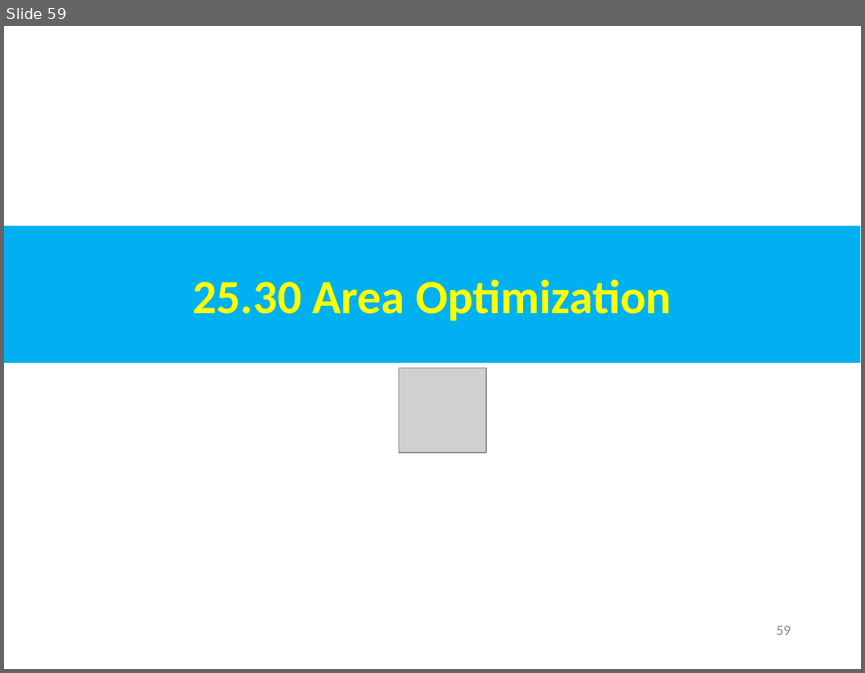
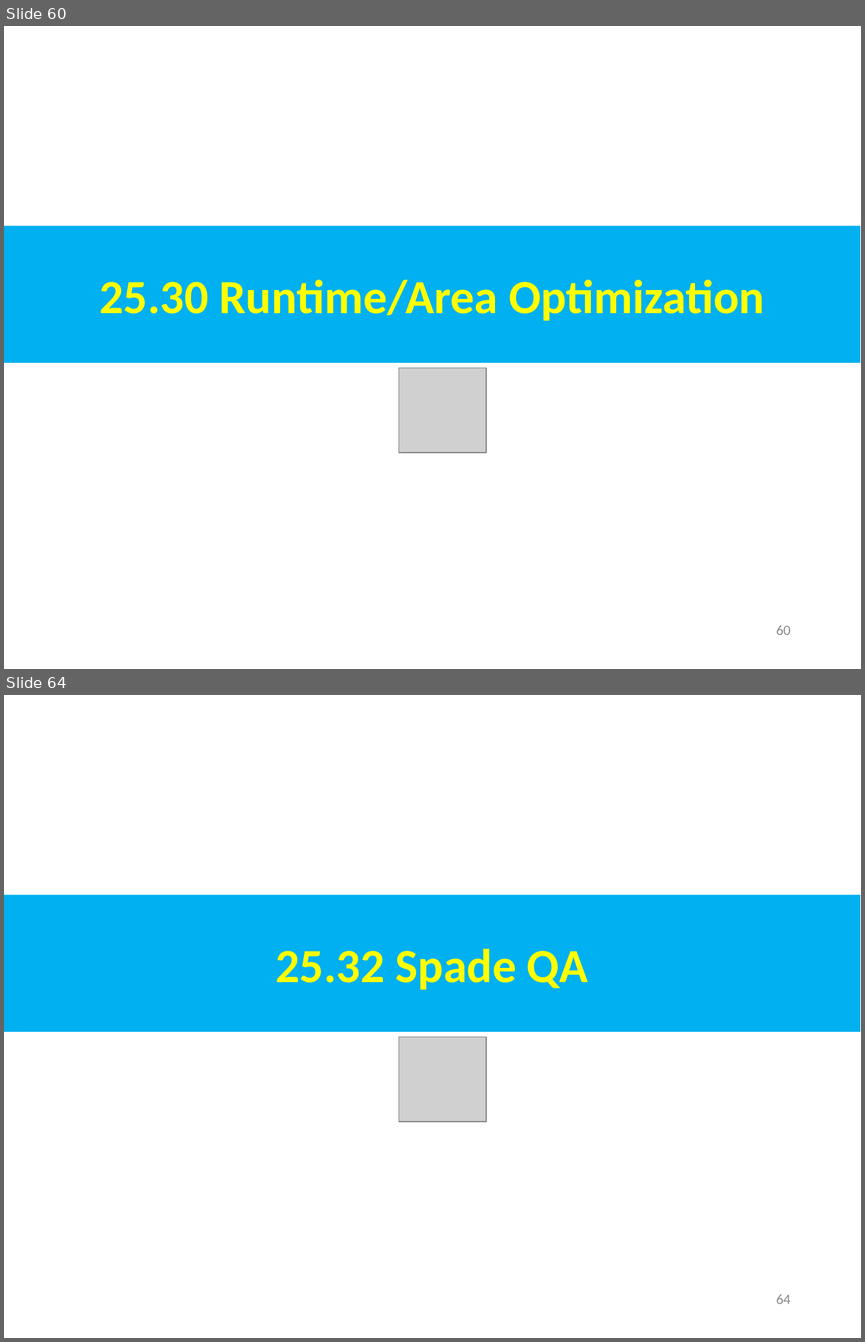
Before and after one commit to peterhchen/AIU_CS800_Chisel, a slide deck: 500_UCSC_HWD/025_Spade_HDL/000_Video/025.Spade_HDL.ppt. Shown one above the other, each under a label of ours: slide 59 before the commit, slides 60 and 64 after it; the slides between them are not shown. The pictures are 865x673 and 865x1342 pixels, drawn with LibreOffice and Linux fonts; fonts in the diff are those of the drawing; grey boxes stand for pictures. Boxes give left, top, right and bottom in pixels: in the first picture for what was removed or moved away, otherwise in the second. Text is boxed around its words. In the diff, an @@ line names an element or a change of style, - is before the commit and + after.

```diff
--- a/500_UCSC_HWD/025_Spade_HDL/000_Video/025.Spade_HDL.ppt
+++ b/500_UCSC_HWD/025_Spade_HDL/000_Video/025.Spade_HDL.ppt
@@ slide 64 added at bbox=[4, 695, 861, 1338], background #FFFFFF @@
@@ rectangle added at bbox=[4, 895, 860, 1032], fill #00B0F0, 40 pt, text #FFFF00, bold @@
+25.32 Spade QA
@@ picture added at bbox=[399, 1037, 486, 1121] @@
@@ page number added at bbox=[776, 1294, 790, 1304], 12 pt, text #8B8B8B @@
+64
@@ what was slide 59 is now slide 60 @@
@@ slide 60 changed as well @@
@@ text in rectangle at bbox=[99, 279, 764, 320]: text changed @@
-25.30 Area Optimization
+25.30 Runtime/Area Optimization
@@ page number at bbox=[776, 625, 790, 635]: text changed @@
-59
+60
```
Also in this commit, not shown: 2 other slides changed, 4 other slides added.
